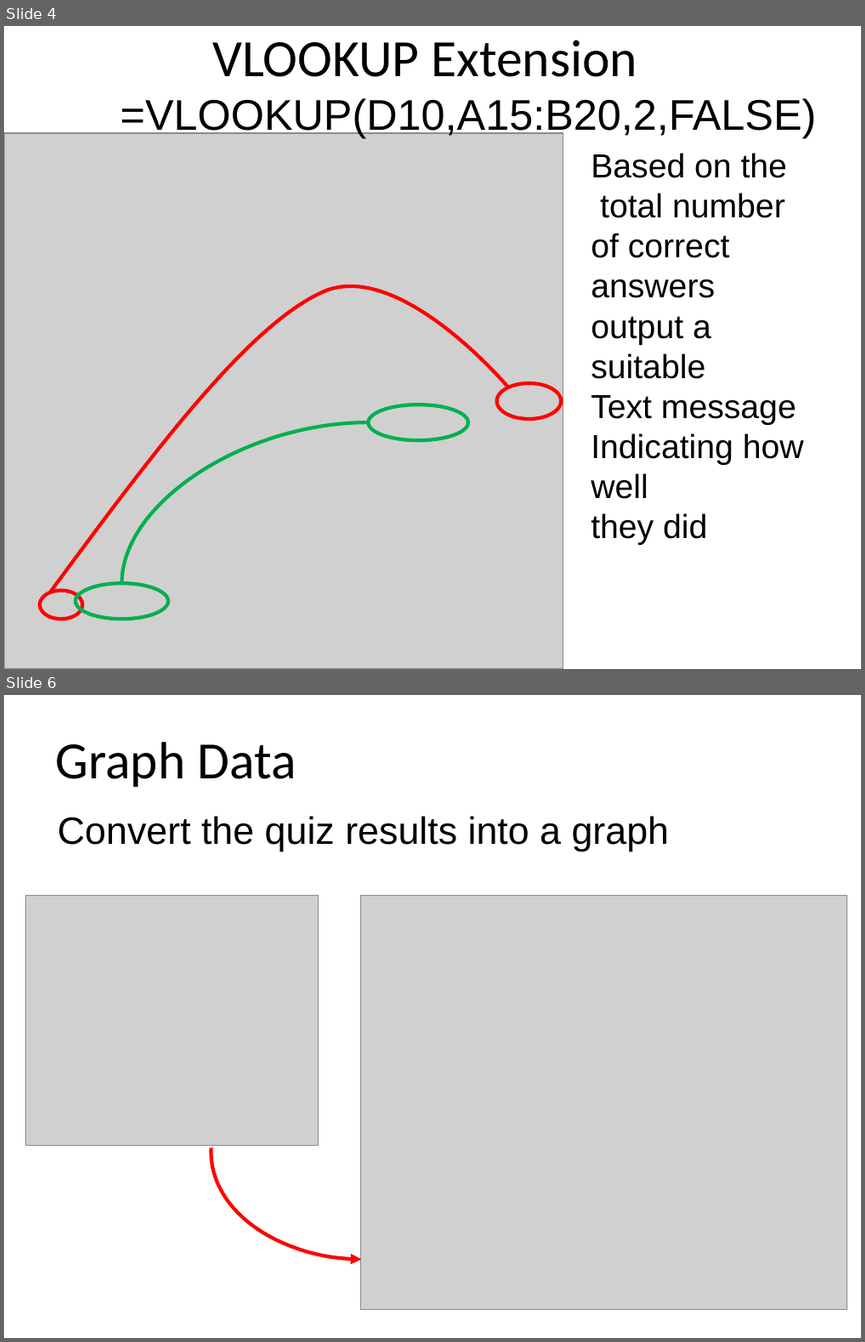
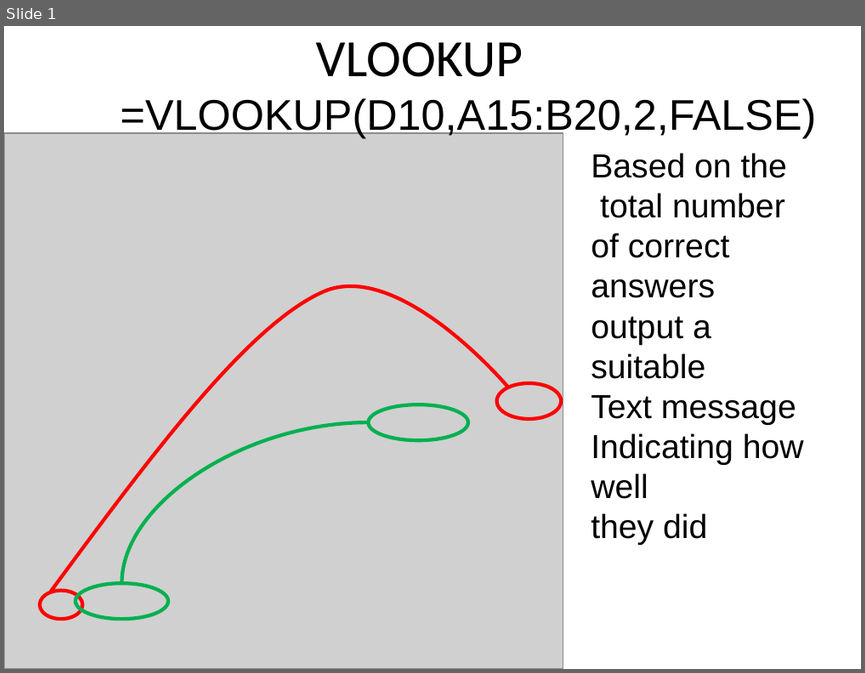
Before and after one commit to scockram/paulcockram7.github.io, a slide deck: 05vlookup/vlookup_intro.ppt. Shown one above the other, each under a label of ours: slides 4 and 6 before the commit, slide 1 after it; the slides between them are not shown. The pictures are 865x1342 and 865x673 pixels, drawn with LibreOffice and Linux fonts; fonts in the diff are those of the drawing; grey boxes stand for pictures. Boxes give left, top, right and bottom in pixels: in the first picture for what was removed or moved away, otherwise in the second. Text is boxed around its words. In the diff, an @@ line names an element or a change of style, - is before the commit and + after.

Commit message:
u[pdated vlookup
Former-commit-id: c009132c4ba0f7f4a752a5b41def80a5932ae558

```diff
--- a/05vlookup/vlookup_intro.ppt
+++ b/05vlookup/vlookup_intro.ppt
@@ slide 6 removed at [4,695,861,1338], background #FFFFFF @@
@@ title removed at [55,742,296,787] @@
-Graph Data
@@ text removed at [58,816,670,851] @@
-Convert the quiz results into a graph
@@ picture removed at [25,895,318,1145] @@
@@ picture removed at [361,895,847,1309] @@
@@ freeform shape removed at [211,1044,518,1259] @@
@@ what was slide 4 is now slide 1 @@
@@ slide 1 changed as well @@
@@ title at [316,42,522,77]: text changed @@
-VLOOKUP Extension
+VLOOKUP
```
Also in this commit, not shown: 9 other slides removed, 1 other file.
